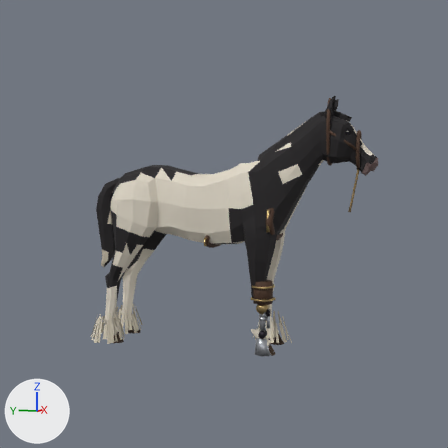
The Blender file assets-src/blender/creatures/cyber_cob.blend as it was, and as the next commit left it.
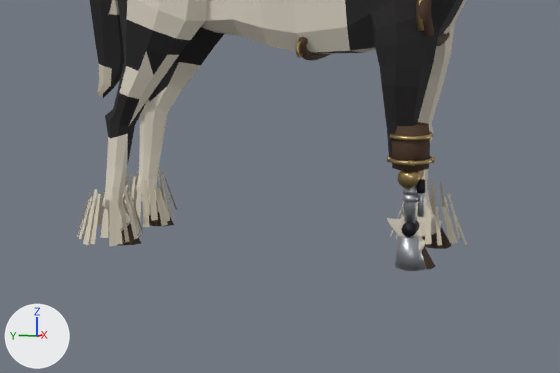
There are two pictures of each version: one from the file's camera 'CyberCob_PreviewCamera', one close up on the part from 11% to 76% of the width and 48% to 91% of the height. The axes (+X, +Y, +Z) are drawn at lower left. The lights are the same throughout. The last two pictures show the newer version.

Objects in the first close-up: 'CyberCob_Body'.
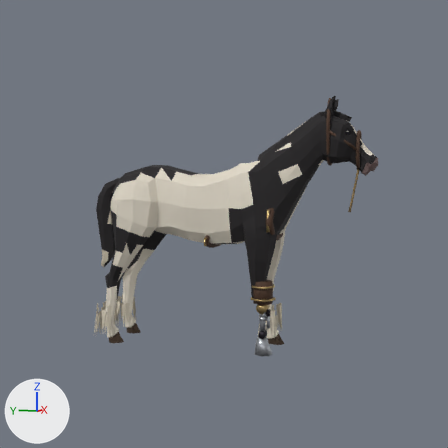
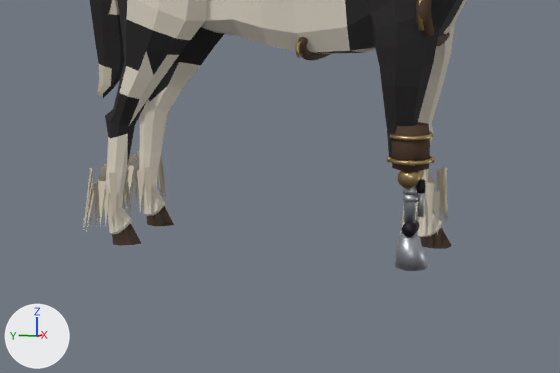
Location of each change, (x1, y1, x2, y2) in pixels of the close-ups (560 x 373 px):
'CyberCob_Body', reshaped: before (77, 0, 467, 271); after (83, 0, 466, 271)
part 1 of me_horse, rebuilt: before (431, 183, 436, 216); after (429, 181, 435, 211)
part 2 of me_horse, rebuilt: before (124, 174, 131, 201); after (125, 164, 133, 201)
part 3 of me_horse, rebuilt: before (123, 173, 130, 193); after (128, 158, 132, 165)
part 4 of me_horse, deleted: before (77, 169, 467, 269)
part 5 of me_horse, built on: before (123, 172, 453, 238); after (83, 151, 448, 235)

The change, as a diff of the scene's bpy script:
```diff
--- a/assets-src/blender/creatures/cyber_cob.blend.py
+++ b/assets-src/blender/creatures/cyber_cob.blend.py
@@ me_horse @@
 # used by ob_cybercob_body; location = (0.0, 0.0, 0.0); rotation_euler = (-1.571, 0.0, 0.0), in degrees (-90, 0, 0); scale = (39.2, 39.2, 39.2)
-me_horse.from_pydata(...)  # 5848 vertices, 3232 faces; spans x -0.0084..0.0084, y -0.0481..0.0001, z -0.0345..0.0223
+me_horse.from_pydata(...)  # 5696 vertices, 3186 faces; spans x -0.0084..0.0084, y -0.0481..0.0001, z -0.0345..0.0222
+# me_horse part 1: the loose piece of 4 vertices spanning x 0.0064..0.0077, y -0.0061..-0.0012, z -0.0141..-0.0135 is rebuilt with 3 vertices and now spans x 0.0063..0.007, y -0.0063..-0.0019, z -0.0142..-0.0136
+# me_horse part 2: the loose piece of 4 vertices spanning x 0.0044..0.0051, y -0.0053..-0.0008, z 0.0205..0.0218 is rebuilt with 3 vertices and now spans x 0.004..0.005, y -0.0064..-0.0006, z 0.0203..0.0215
+# me_horse part 3: the loose piece of 4 vertices spanning x 0.004..0.0049, y -0.0054..-0.0011, z 0.0205..0.0223 is rebuilt with 3 vertices and now spans x 0.0042..0.0048, y -0.0071..-0.0007, z 0.0204..0.0215
+# me_horse part 4: 89 loose pieces with 350 vertices, spanning x -0.0079..0.0074, y -0.0062..0.0001, z -0.0181..0.0219, are deleted
+# me_horse part 5
+# 40 vertices are removed from x 0.0003..0.0079, y -0.0061..-0.0002, z -0.0161..0.0219
+# 10 faces are deleted
+# 246 vertices are added at x -0.0068..0.007, y -0.0079..-0.0005, z -0.0156..0.0215
+# 82 new faces join them, mat_cybercob_cream (pale yellow #cfc6b2)
+# other edits to the shape of me_horse do not show in these pictures
 me_horse.materials.append(mat_cybercob_coatblack)
```
